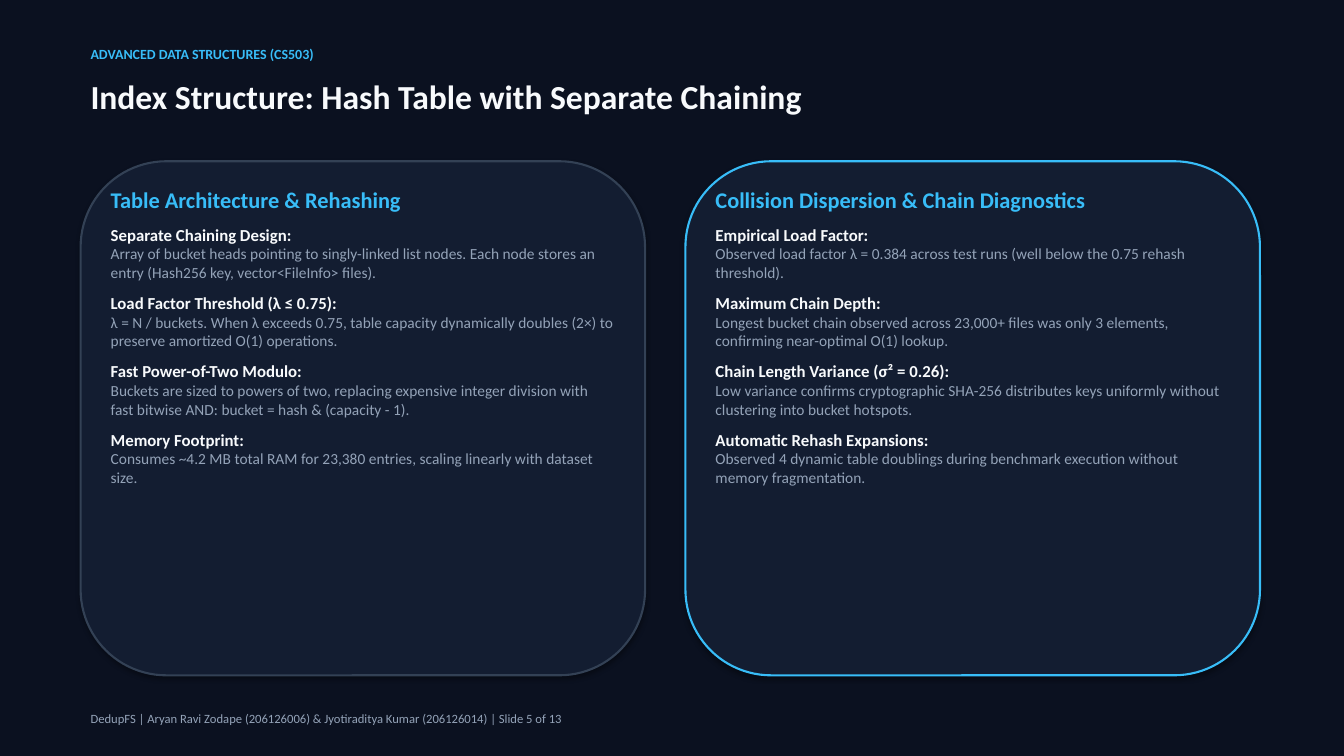
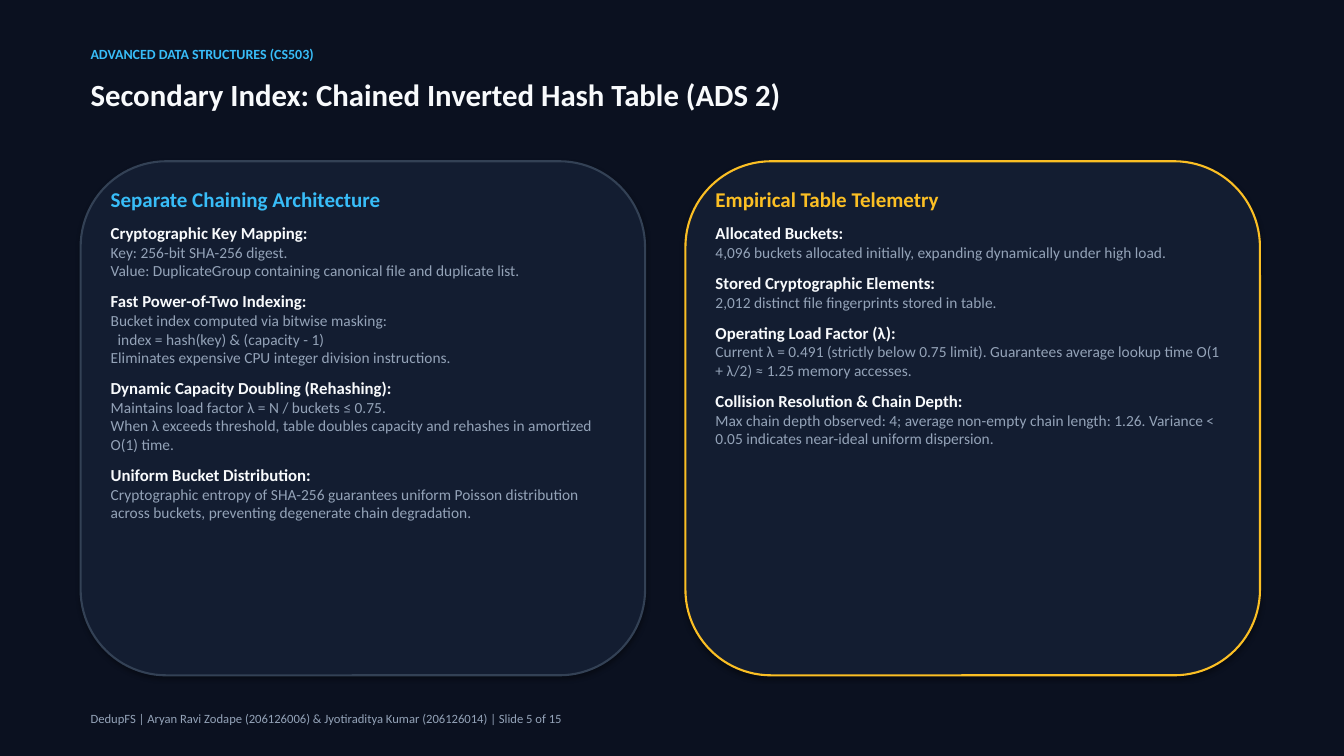
Before and after one commit to Jyotiraditya-kumar/DedupeFS, a slide deck: slide 5 of presentation/DedupFS_MTech_Presentation.pptx. Drawn at 1344x756 pixels with LibreOffice and Linux fonts; fonts in the diff are those of the drawing. Boxes give left, top, right and bottom in pixels: in the first picture for what was removed or moved away, otherwise in the second. Text is boxed around its words. In the diff, an @@ line names an element or a change of style, - is before the commit and + after.

Commit message:
feat(core,ds,benchmarks,ui,presentation): implement full M.Tech phases with all 4 ADS, benchmarks, and flowchart
- Implemented Hierarchical Merkle Hash Tree (ADS 3) for subtree duplicate detection and O(log N) change sync
- Implemented Binary Max-Heap Priority Queue (ADS 4) with Floyd's O(N) heapify and Pareto storage reclamation
- Added dedicated unit test suites tests/test_priority_queue.cpp and tests/test_merkle_tree.cpp (6 suites, 100% pass rate)
- Created comprehensive benchmarking engine (benchmarks/run_benchmarks.py) comparing Naive O(N^2), Full SHA-256, and DedupFS
- Upgraded standalone presentation (presentation/DedupFS_MTech_Presentation.pptx) and web slides (presentation/index.html) to 15 master slides with architecture flowchart and benchmark comparison
- Enhanced Web Management UI (ui/templates/index.html & ui/app.py) with interactive Pipeline Flowchart, Merkle Tree Explorer, Priority Queue & Pareto analyzer, and Algorithmic Benchmarks tab

```diff
--- a/presentation/DedupFS_MTech_Presentation.pptx
+++ b/presentation/DedupFS_MTech_Presentation.pptx
@@ text at bbox=[91, 83, 780, 111]: text changed; size 24 to 22 pt @@
-Index Structure: Hash Table with Separate Chaining
+Secondary Index: Chained Inverted Hash Table (ADS 2)
@@ rounded rectangle at bbox=[686, 161, 1260, 676]: outline #38BDF8 1.5 pt to #FBBF24 1.5 pt @@
@@ text at bbox=[111, 192, 591, 521]: text changed @@
-Table Architecture & Rehashing
-Separate Chaining Design:
-Array of bucket heads pointing to singly-linked list nodes. Each node stores an entry (Hash256 key, vector<FileInfo> files).
-Load Factor Threshold (λ ≤ 0.75):
-λ = N / buckets. When λ exceeds 0.75, table capacity dynamically doubles (2×) to preserve amortized O(1) operations.
-Fast Power-of-Two Modulo:
-Buckets are sized to powers of two, replacing expensive integer division with fast bitwise AND: bucket = hash & (capacity - 1).
-Memory Footprint:
-Consumes ~4.2 MB total RAM for 23,380 entries, scaling linearly with dataset size.
+Separate Chaining Architecture
+Cryptographic Key Mapping:
+Key: 256-bit SHA-256 digest.
+Value: DuplicateGroup containing canonical file and duplicate list.
+Fast Power-of-Two Indexing:
+Bucket index computed via bitwise masking:
+index = hash(key) & (capacity - 1)
+Eliminates expensive CPU integer division instructions.
+Dynamic Capacity Doubling (Rehashing):
+Maintains load factor λ = N / buckets ≤ 0.75.
+When λ exceeds threshold, table doubles capacity and rehashes in amortized O(1) time.
+Uniform Bucket Distribution:
+Cryptographic entropy of SHA-256 guarantees uniform Poisson distribution across buckets, preventing degenerate chain degradation.
@@ text at bbox=[715, 192, 1220, 447]: text changed @@
-Collision Dispersion & Chain Diagnostics
-Empirical Load Factor:
-Observed load factor λ = 0.384 across test runs (well below the 0.75 rehash threshold).
-Maximum Chain Depth:
-Longest bucket chain observed across 23,000+ files was only 3 elements, confirming near-optimal O(1) lookup.
-Chain Length Variance (σ² = 0.26):
-Low variance confirms cryptographic SHA-256 distributes keys uniformly without clustering into bucket hotspots.
-Automatic Rehash Expansions:
-Observed 4 dynamic table doublings during benchmark execution without memory fragmentation.
+Empirical Table Telemetry
+Allocated Buckets:
+4,096 buckets allocated initially, expanding dynamically under high load.
+Stored Cryptographic Elements:
+2,012 distinct file fingerprints stored in table.
+Operating Load Factor (λ):
+Current λ = 0.491 (strictly below 0.75 limit). Guarantees average lookup time O(1 + λ/2) ≈ 1.25 memory accesses.
+Collision Resolution & Chain Depth:
+Max chain depth observed: 4; average non-empty chain length: 1.26. Variance < 0.05 indicates near-ideal uniform dispersion.
```
Also in this commit, not shown: 7 other slides changed, 7 slides added, 5 slides removed, 25 other files.
